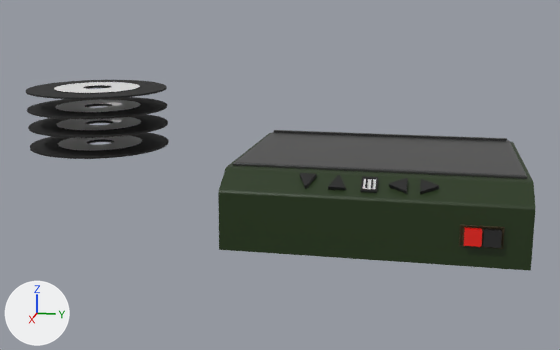
What one commit did to the FBX model Assets/Source Files/Models/BlenderModels/cdPlayer.fbx.
The view is the same before and after, from a camera (50 mm lens) standing at (0.795, 0.103, 0.192) and looking at (-0.039, -0.064, -0.016). Lighting does not change. The marker at lower left points along +X, +Y and +Z. Where no turn or scale is listed for an object, it has been applied to the vertices.

The first picture shows 'CD.001', 'CD.002', 'CD.003', 'CD.004', 'PlayerBody', 'bodylid', 'switch2'.
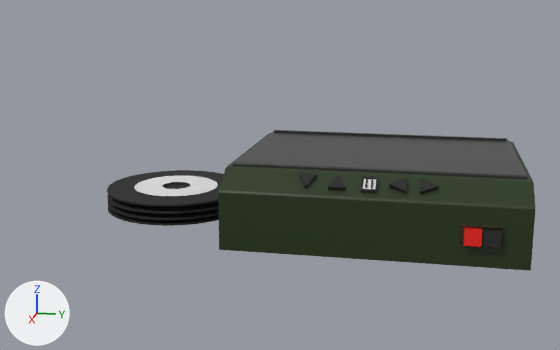
The newer file is also turned or shifted as a whole; pictures and numbers use the older file's frame.

Pixel boxes (x1, y1, x2, y2) of what changed, in the pictures (560 x 350 px):
'CD.001', moved: before (26, 80, 167, 99); after (107, 170, 224, 206)
'CD.002', moved: before (27, 97, 167, 119); after (107, 185, 219, 214)
'CD.004', moved: before (30, 132, 169, 159); after (108, 207, 219, 226)
'CD.003', moved: before (28, 114, 168, 138); after (108, 201, 219, 220)

Edits to the bpy script that builds the scene:
```text
Change ob_cd_002:
    ob_cd_002.location: (-0.0563, -0.286, 0.0513) -> (-0.0563, -0.1928, -0.0495)
Change ob_cd_003:
    ob_cd_003.location: (-0.0563, -0.286, 0.0307) -> (-0.0563, -0.1928, -0.057)
Change ob_cd_001:
    ob_cd_001.location: (-0.0563, -0.286, 0.0731) -> (-0.0563, -0.1928, -0.0414)
Change ob_cd_004:
    ob_cd_004.location: (-0.0563, -0.286, 0.0074) -> (-0.0563, -0.1928, -0.0632)
```
